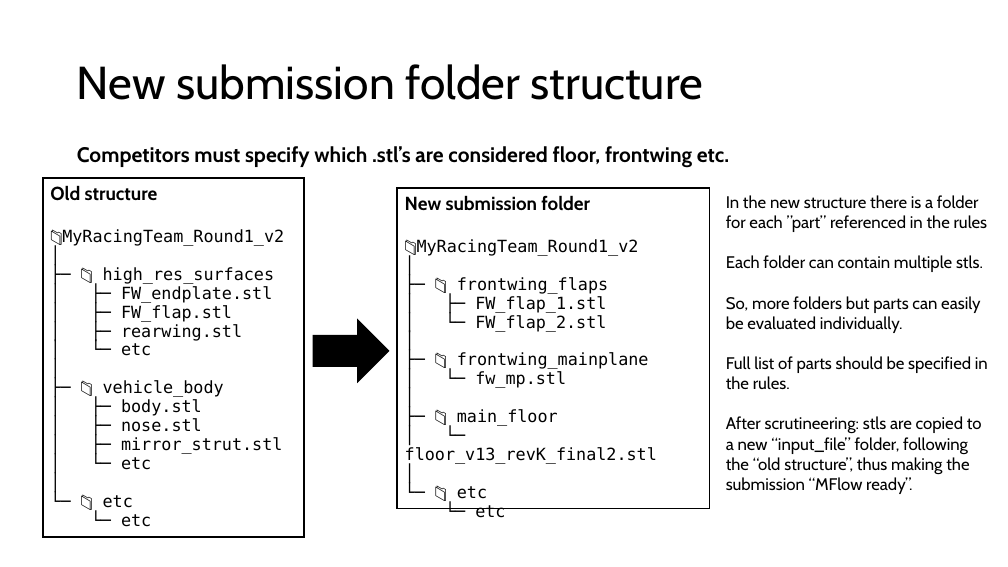
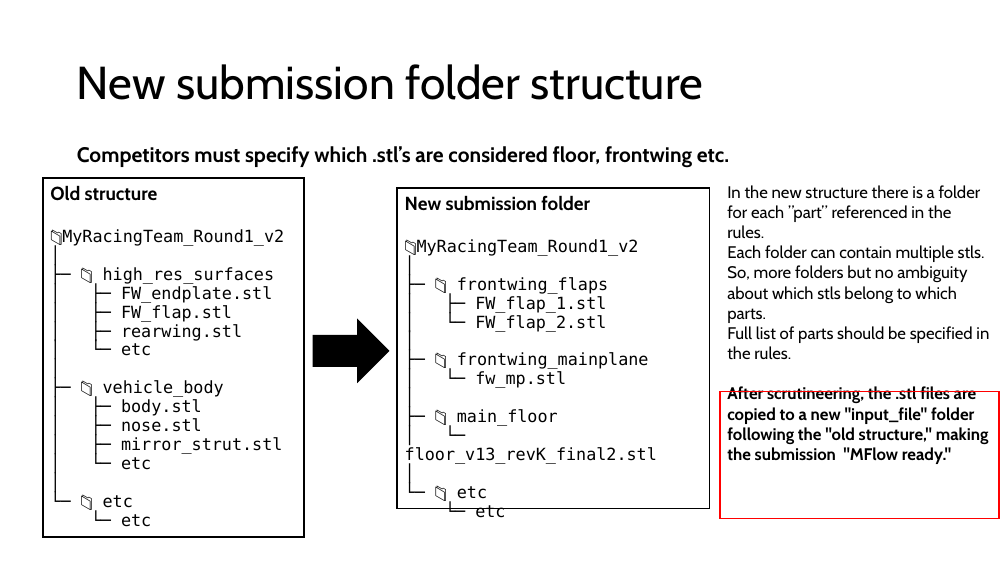
Before and after one commit to KoldskaalEng/autoScrutineer, a slide deck: slide 3 of introduction Auto-scrutineer.pptx. Drawn at 1008x567 pixels with LibreOffice and Linux fonts; fonts in the diff are those of the drawing. Boxes give left, top, right and bottom in pixels: in the first picture for what was removed or moved away, otherwise in the second. Text is boxed around its words. In the diff, an @@ line names an element or a change of style, - is before the commit and + after.

Commit message:
Version 0.9 of 2025 rules
added v0.9 of the 2025 MVRC-rules. Fixed the Z-fighting problem. added top/bottom visibility rule. added boundingbox-size rule. Other minor improvemtens.

```diff
--- a/introduction Auto-scrutineer.pptx
+++ b/introduction Auto-scrutineer.pptx
@@ text "In the new structure there ...": place and size @@
-text "In the new structure there ..." at [726, 195, 988, 494]
+text "In the new structure there ..." at [727, 185, 989, 464]
@@ text at [727, 185, 981, 238]: text changed @@
-In the new structure there is a folder for each ”part” referenced in the rules
+In the new structure there is a folder for each ”part” referenced in the rules.
@@ text at [727, 265, 967, 323]: text changed @@
-So, more folders but parts can easily be evaluated individually.
+So, more folders but no ambiguity about which stls belong to which parts.
@@ text at [727, 386, 989, 464]: text changed; bold on @@
-After scrutineering: stls are copied to a new “input_file” folder, following the “old structure”, thus making the submission “MFlow ready”.
+After scrutineering, the .stl files are copied to a new "input_file" folder following the "old structure," making the submission "MFlow ready."
@@ rectangle added at [720, 392, 1000, 519], outline #FF0000 1.5 pt @@
```
Also in this commit, not shown: 11 other slides changed, 1 slide added, 42 other files.
